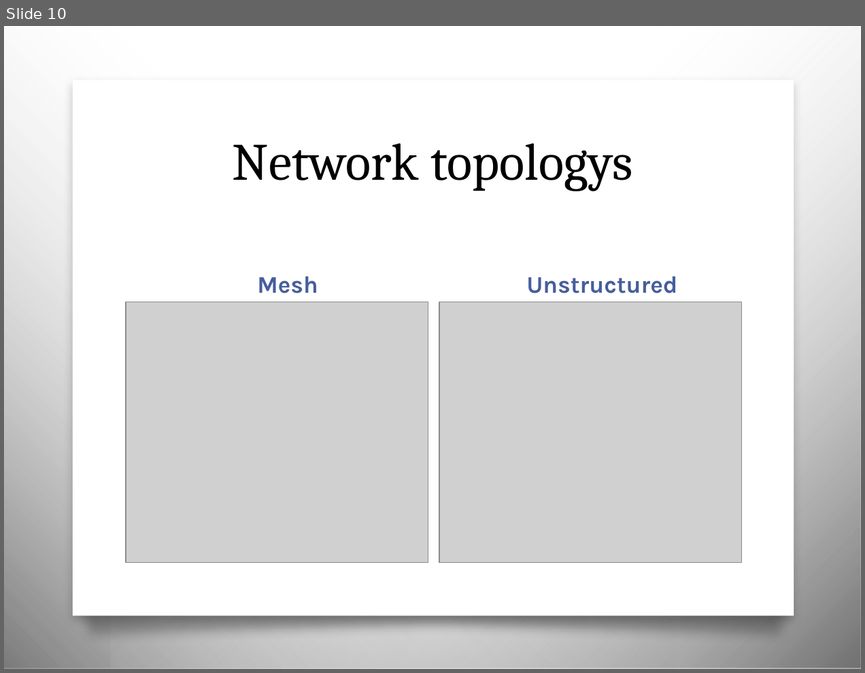
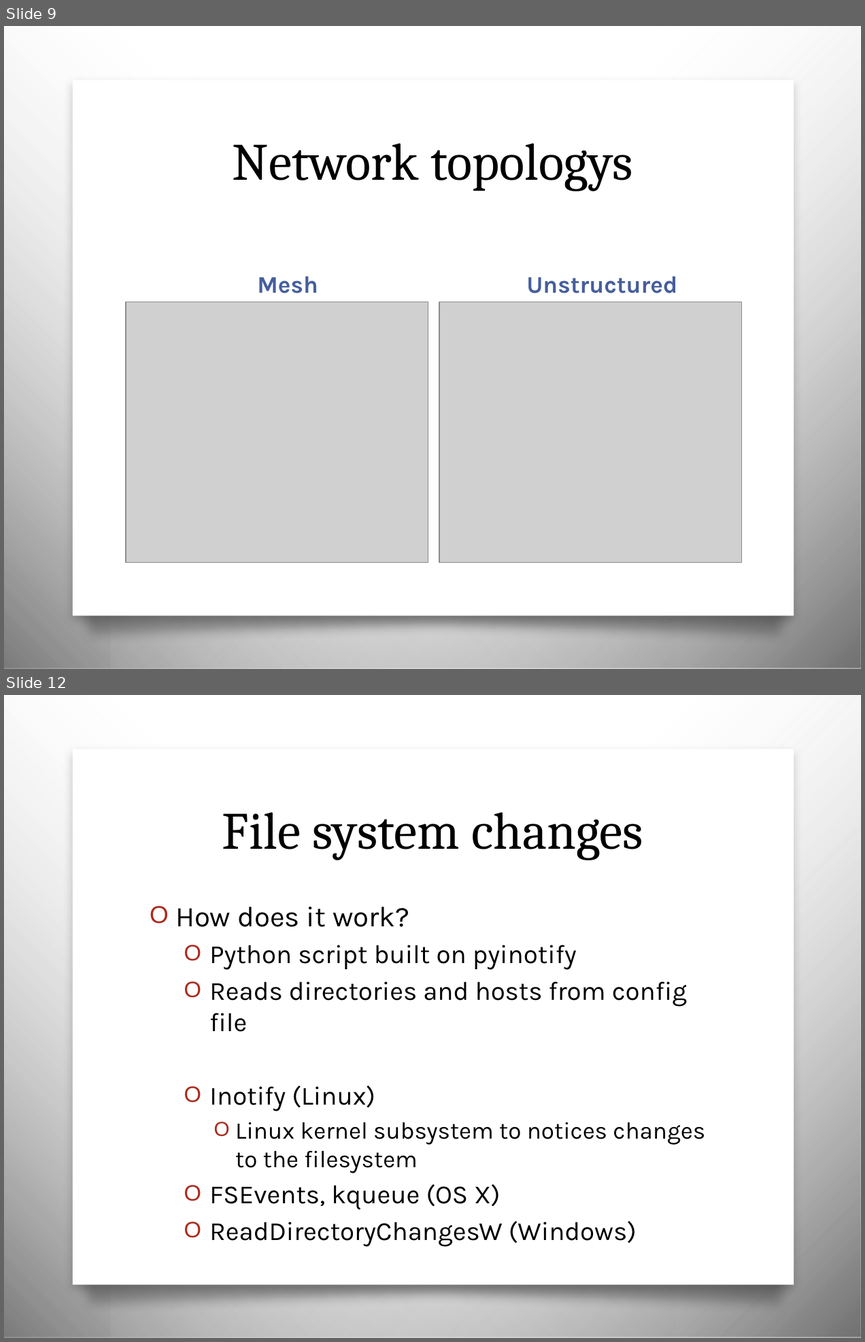
Before and after one commit to ohare/Private-Sync, a slide deck: Presentation/presentation.pptx. Shown one above the other, each under a label of ours: slide 10 before the commit, slides 9 and 12 after it; the slides between them are not shown. The pictures are 865x673 and 865x1342 pixels, drawn with LibreOffice and Linux fonts; fonts in the diff are those of the drawing; grey boxes stand for pictures; background and template pictures are left out. Boxes give left, top, right and bottom in pixels: in the first picture for what was removed or moved away, otherwise in the second. Text is boxed around its words. In the diff, an @@ line names an element or a change of style, - is before the commit and + after.

```diff
--- a/Presentation/presentation.pptx
+++ b/Presentation/presentation.pptx
@@ slide 12 added at [4, 695, 861, 1338], background picture (left out); not listed: 4 template elements that a slide beside it also shows @@
@@ title added at [222, 812, 643, 860], 44 pt, text #000000 @@
+File system changes
@@ text added at [175, 906, 705, 1246], 22 pt, text #000000 @@
+O How does it work?
+  O Python script built on pyinotify
+  O Reads directories and hosts from config file
+  O Inotify (Linux)
+    O Linux kernel subsystem to notices changes to the filesystem
+  O FSEvents, kqueue (OS X)
+  O ReadDirectoryChangesW (Windows)
@@ what was slide 10 is now slide 9 @@
```
Also in this commit, not shown: 5 slides changed, 6 other slides added, 3 slides removed, 3 other files.
